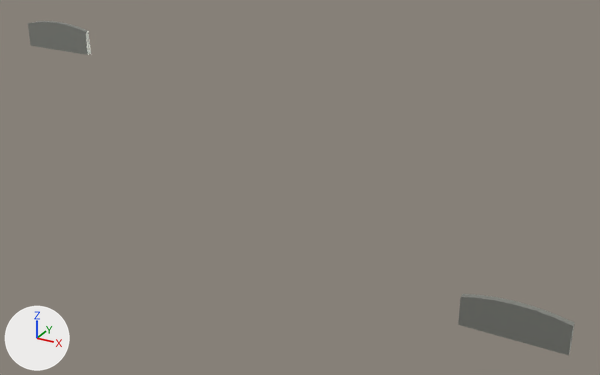
Two versions of the glTF model public/parts/cyl-baffle-16.glb, one commit apart.
Rendered twice from a camera (50 mm lens) standing at (249.0, -100.0, -83.0) and looking at (87.0, 194.0, -230.0). The lights are fixed; the arrows at lower left show +X, +Y and +Z. The first picture is the older version.
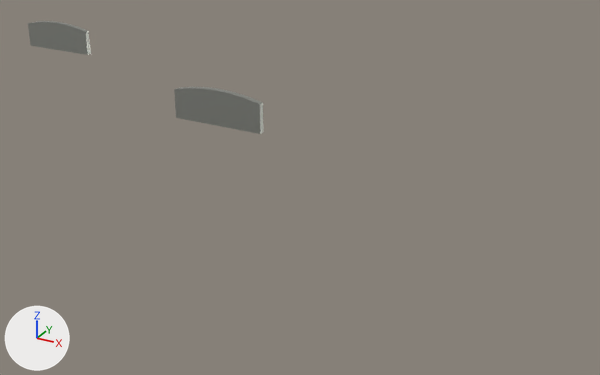
Location of each change, (x1, y1, x2, y2) in pixels of the pictures (600 x 375 px):
'Mesh_0', moved
    before: (458, 294, 575, 355)
    after: (174, 87, 264, 134)

Patch to the scene script:
```diff
--- a/public/parts/cyl-baffle-16.glb.py
+++ b/public/parts/cyl-baffle-16.glb.py
@@ ob_mesh_0 @@
 ob_mesh_0.parent = ob_cyl_baffle_16_inst0
-ob_mesh_0.location = (194.0, 158.5, -245.8)
+ob_mesh_0.location = (70.0, 158.5, -185.8)
 ob_mesh_0.scale = (20.0, 20.0, 20.0)
```
